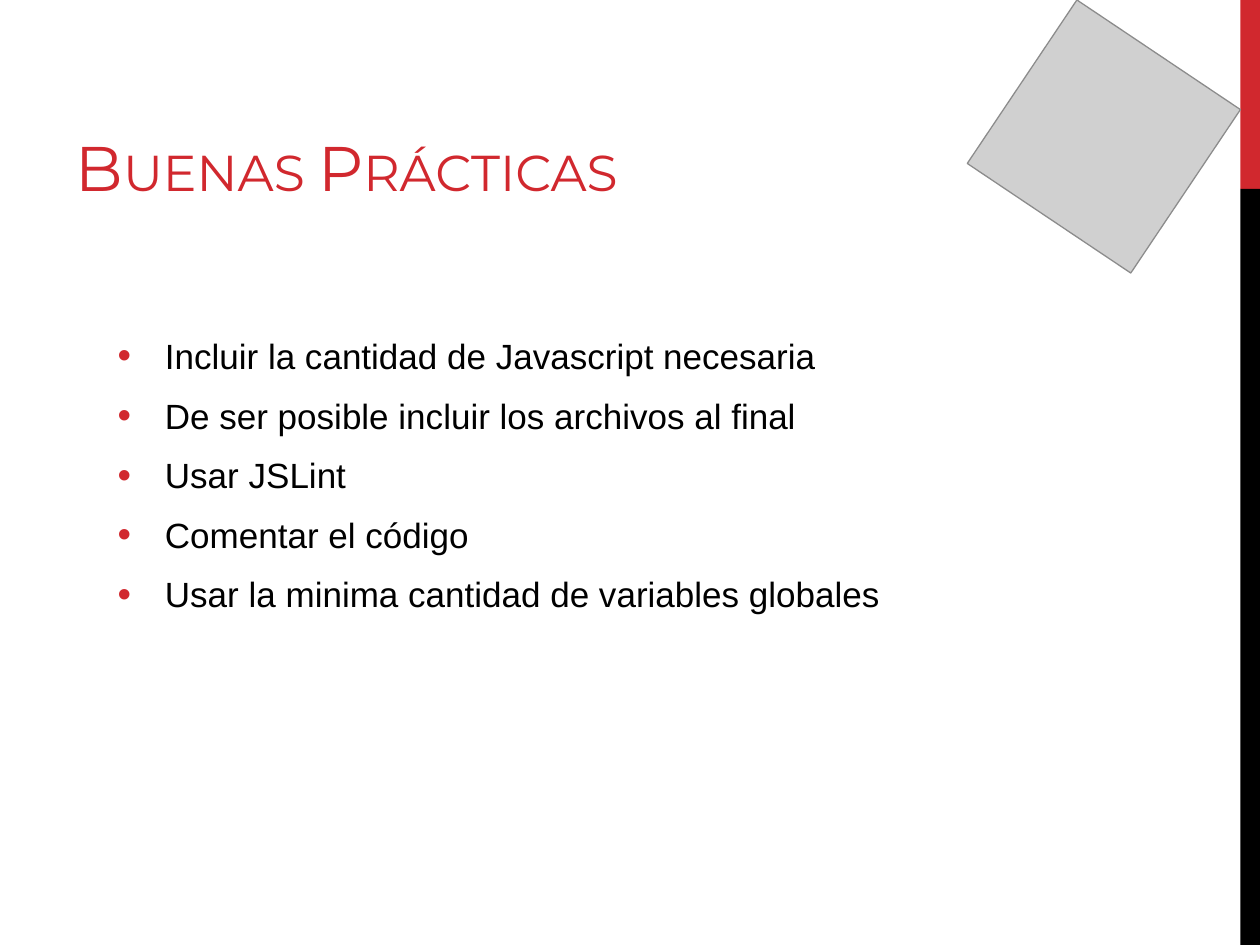
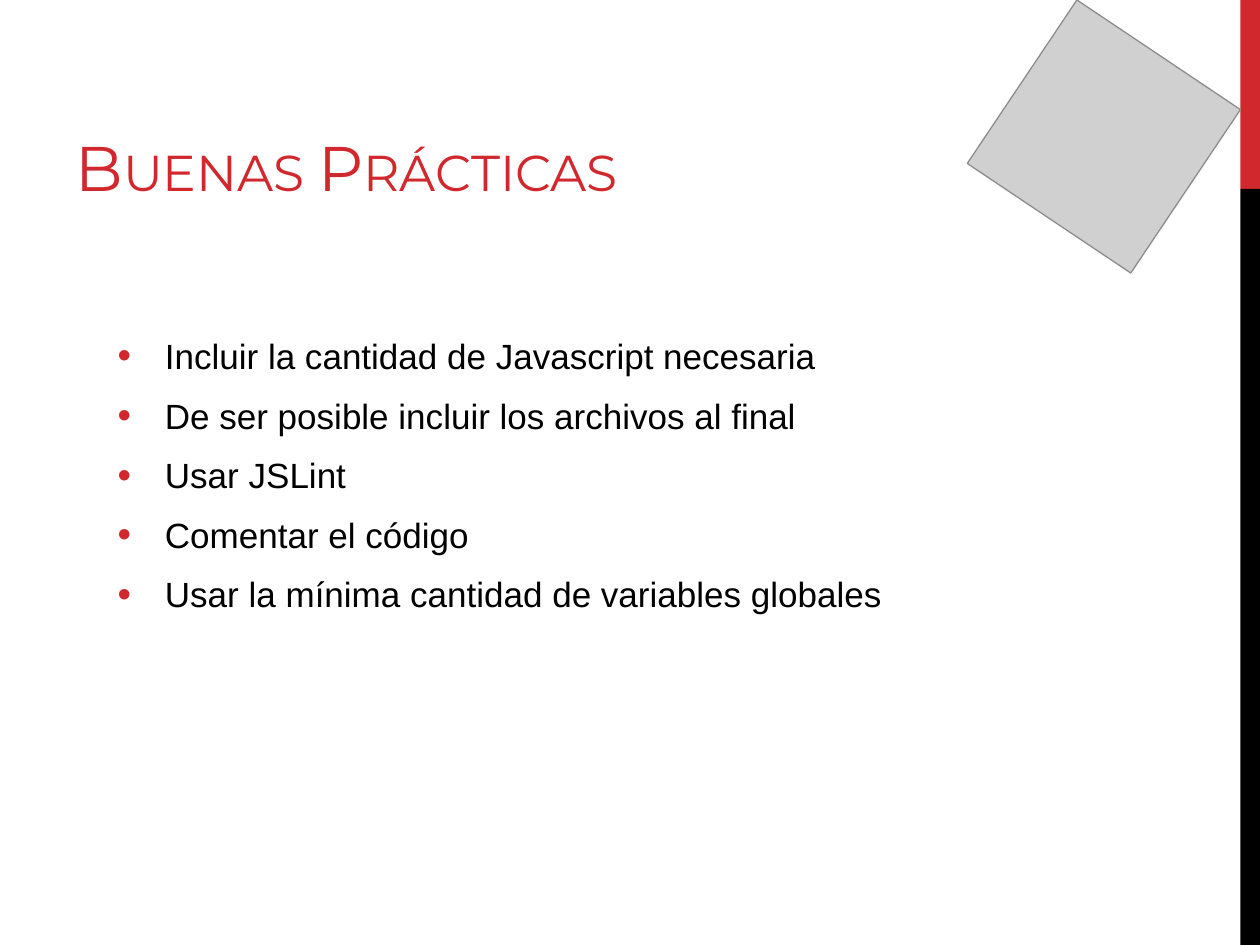
Before and after one commit to Unicen-Tuari/PW2013, a slide deck: slide 20 of Clases/Javascript/Slides/Javascript.pptx (slide 18 before the commit). Drawn at 1260x945 pixels with LibreOffice and Linux fonts; fonts in the diff are those of the drawing; grey boxes stand for pictures. Boxes give left, top, right and bottom in pixels: in the first picture for what was removed or moved away, otherwise in the second. Text is boxed around its words. In the diff, an @@ line names an element or a change of style, - is before the commit and + after.

```diff
--- a/Clases/Javascript/Slides/Javascript.pptx
+++ b/Clases/Javascript/Slides/Javascript.pptx
@@ text at [165, 581, 881, 614]: text changed @@
-• Usar la minima cantidad de variables globales
+• Usar la mínima cantidad de variables globales
```
Also in this commit, not shown: 1 other slide changed, 2 slides added, 2 other files.
